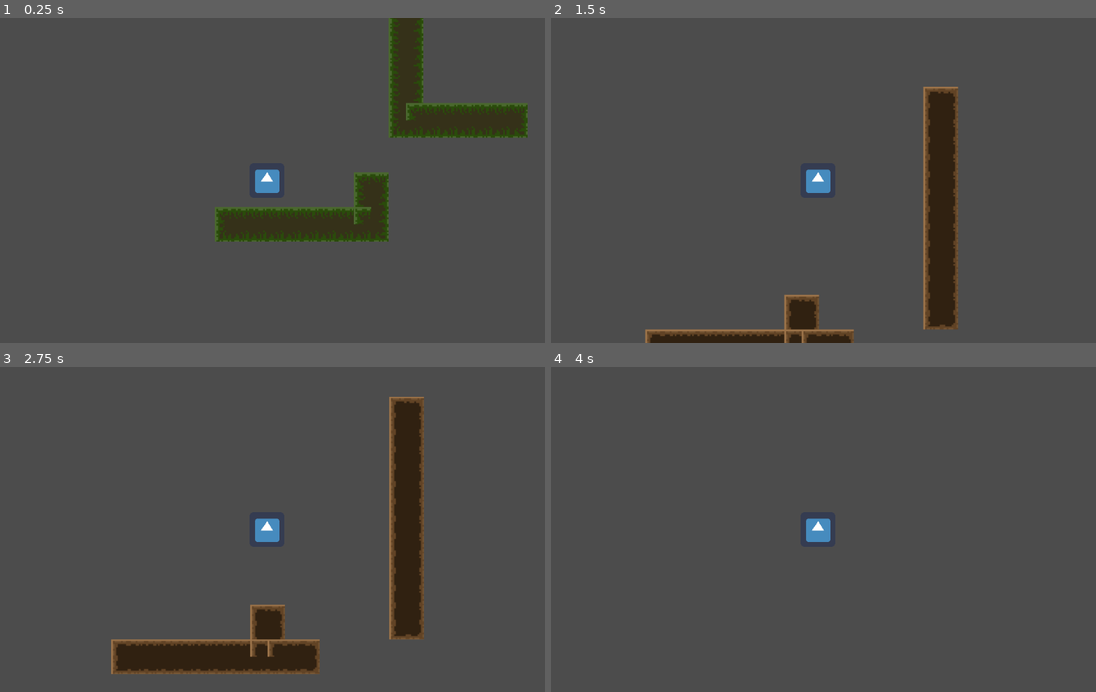
Above: before the commit, frames 1-4 (two rows, left to right).
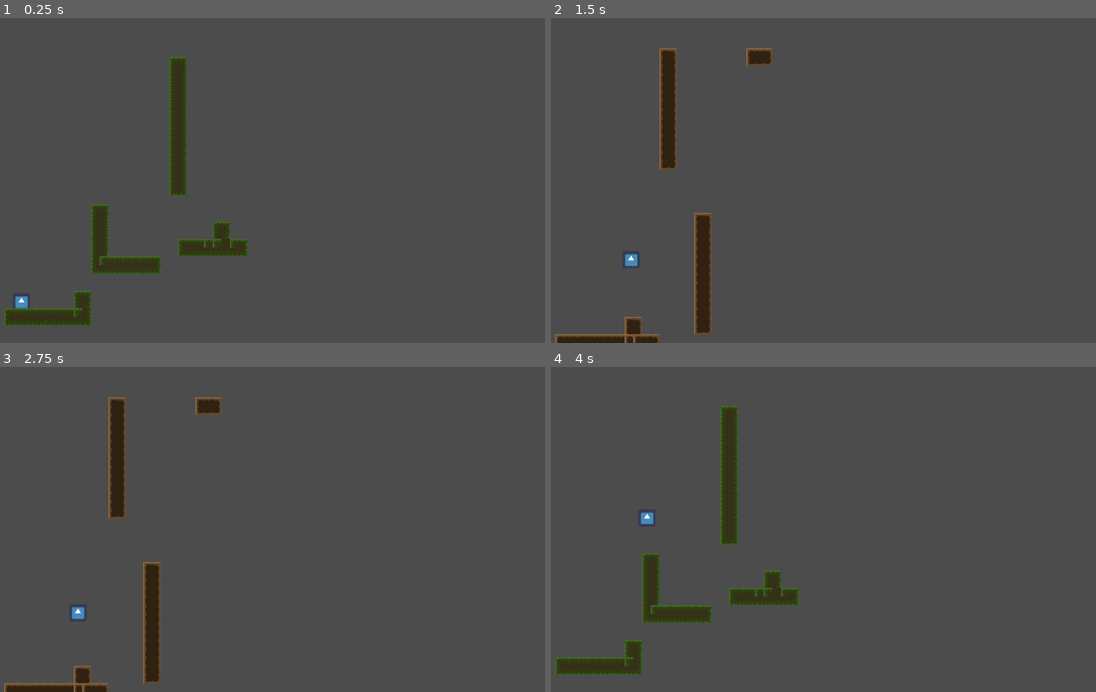
Above: after the commit, the same moments.

Repository: AeolusFS/Seal
Game: Godot game, scene res://Scene/World.tscn
The game is run twice, just before and just after one commit, with the same random seed, the same clock (stepped at 60 frames per second) and the same inputs. The engine's default icon, where the game draws it, is replaced by a stand-in: a white triangle on a blue panel in a dark square.
Inputs:
- Up to frame 1 (0.25 s): no input
- Up to frame 2 (1.5 s): hold Up (ui_up) 0.53-1.28 s; hold Right (ui_right) from 0.53 s (still down); tap Z (Key_Z) at 1.35 s
- Up to frame 3 (2.75 s): tap Up (ui_up) at 1.52, 1.55, 1.82 s; release Right (ui_right) at 2.03 s; hold Left (ui_left) from 2.03 s (still down); hold Up (ui_up) from 2.03 s (still down)
- Up to frame 4 (4 s): release Left (ui_left) at 2.78 s; release Up (ui_up) at 2.78 s; hold Right (ui_right) from 2.78 s (still down); tap Z (Key_Z) at 2.85 s; tap Up (ui_up) at 3.02, 3.05, 3.32 s; hold Up (ui_up) from 3.53 s (still down)

The runs differ from the first frame. In frame 1, 13% of the frame differs, in the area x 0-97%, y 0-95%; in frame 2, 11%; in frame 3, 13%; in frame 4, 4.8%.

Commit message:
sibanshunhua

Diff:
--- a/Seals/Scene/World.tscn
+++ b/Seals/Scene/World.tscn
@@ -6,14 +6,44 @@
 [ext_resource path="res://Environment/dirt.png" type="Texture" id=4]
 [ext_resource path="res://Scene/World.gd" type="Script" id=5]
 
-[sub_resource type="RectangleShape2D" id=31]
+[sub_resource type="RectangleShape2D" id=1]
 extents = Vector2( 24, 24 )
 
+[sub_resource type="ConvexPolygonShape2D" id=2]
+points = PoolVector2Array( 32, 32, 0, 32, 0, 32, 32, 32 )
+
+[sub_resource type="ConvexPolygonShape2D" id=3]
+points = PoolVector2Array( 0, 0, 32, 0, 32, 32, 0, 32 )
+
+[sub_resource type="ConvexPolygonShape2D" id=4]
+points = PoolVector2Array( 0, 0, 32, 0, 32, 32, 0, 32 )
+
+[sub_resource type="ConvexPolygonShape2D" id=5]
+points = PoolVector2Array( 0, 0, 32, 0, 32, 32, 0, 32 )
+
+[sub_resource type="ConvexPolygonShape2D" id=6]
+points = PoolVector2Array( 0, 0, 32, 0, 32, 32, 0, 32 )
+
+[sub_resource type="ConvexPolygonShape2D" id=7]
+points = PoolVector2Array( 0, 0, 32, 0, 32, 32, 0, 32 )
+
+[sub_resource type="ConvexPolygonShape2D" id=8]
+points = PoolVector2Array( 0, 0, 32, 0, 32, 32, 0, 32 )
+
+[sub_resource type="ConvexPolygonShape2D" id=9]
+points = PoolVector2Array( 0, 0, 32, 0, 32, 32, 0, 32 )
+
+[sub_resource type="ConvexPolygonShape2D" id=10]
+points = PoolVector2Array( 0, 0, 32, 0, 32, 32, 0, 32 )
+
+[sub_resource type="ConvexPolygonShape2D" id=11]
+points = PoolVector2Array( 0, 0, 32, 0, 32, 32, 0, 32 )
+
 [sub_resource type="ConvexPolygonShape2D" id=12]
-points = PoolVector2Array( 32, 32, 0, 32, 0, 32, 32, 32 )
+points = PoolVector2Array( 0, 0, 32, 0, 32, 32, 0, 32 )
 
 [sub_resource type="ConvexPolygonShape2D" id=13]
-points = PoolVector2Array( 0, 0, 32, 0, 32, 32, 0, 32 )
+points = PoolVector2Array( 32, 32, 0, 32, 0, 0, 32, 0 )
 
 [sub_resource type="ConvexPolygonShape2D" id=14]
 points = PoolVector2Array( 0, 0, 32, 0, 32, 32, 0, 32 )
@@ -36,37 +66,7 @@
 [sub_resource type="ConvexPolygonShape2D" id=20]
 points = PoolVector2Array( 0, 0, 32, 0, 32, 32, 0, 32 )
 
-[sub_resource type="ConvexPolygonShape2D" id=21]
-points = PoolVector2Array( 0, 0, 32, 0, 32, 32, 0, 32 )
-
-[sub_resource type="ConvexPolygonShape2D" id=22]
-points = PoolVector2Array( 0, 0, 32, 0, 32, 32, 0, 32 )
-
-[sub_resource type="ConvexPolygonShape2D" id=23]
-points = PoolVector2Array( 32, 32, 0, 32, 0, 0, 32, 0 )
-
-[sub_resource type="ConvexPolygonShape2D" id=24]
-points = PoolVector2Array( 0, 0, 32, 0, 32, 32, 0, 32 )
-
-[sub_resource type="ConvexPolygonShape2D" id=25]
-points = PoolVector2Array( 0, 0, 32, 0, 32, 32, 0, 32 )
-
-[sub_resource type="ConvexPolygonShape2D" id=26]
-points = PoolVector2Array( 0, 0, 32, 0, 32, 32, 0, 32 )
-
-[sub_resource type="ConvexPolygonShape2D" id=27]
-points = PoolVector2Array( 0, 0, 32, 0, 32, 32, 0, 32 )
-
-[sub_resource type="ConvexPolygonShape2D" id=28]
-points = PoolVector2Array( 0, 0, 32, 0, 32, 32, 0, 32 )
-
-[sub_resource type="ConvexPolygonShape2D" id=29]
-points = PoolVector2Array( 0, 0, 32, 0, 32, 32, 0, 32 )
-
-[sub_resource type="ConvexPolygonShape2D" id=30]
-points = PoolVector2Array( 0, 0, 32, 0, 32, 32, 0, 32 )
-
-[sub_resource type="TileSet" id=1]
+[sub_resource type="TileSet" id=21]
 9/name = "grass.png 9"
 9/texture = ExtResource( 3 )
 9/tex_offset = Vector2( 0, 0 )
@@ -88,147 +88,147 @@
 "autotile_coord": Vector2( 0, 0 ),
 "one_way": false,
 "one_way_margin": 1.0,
+"shape": SubResource( 2 ),
+"shape_transform": Transform2D( 1, 0, 0, 1, 0, 0 )
+}, {
+"autotile_coord": Vector2( 2, 2 ),
+"one_way": false,
+"one_way_margin": 1.0,
+"shape": SubResource( 3 ),
+"shape_transform": Transform2D( 1, 0, 0, 1, 0, 0 )
+}, {
+"autotile_coord": Vector2( 1, 2 ),
+"one_way": false,
+"one_way_margin": 1.0,
+"shape": SubResource( 4 ),
+"shape_transform": Transform2D( 1, 0, 0, 1, 0, 0 )
+}, {
+"autotile_coord": Vector2( 0, 2 ),
+"one_way": false,
+"one_way_margin": 1.0,
+"shape": SubResource( 5 ),
+"shape_transform": Transform2D( 1, 0, 0, 1, 0, 0 )
+}, {
+"autotile_coord": Vector2( 0, 1 ),
+"one_way": false,
+"one_way_margin": 1.0,
+"shape": SubResource( 6 ),
+"shape_transform": Transform2D( 1, 0, 0, 1, 0, 0 )
+}, {
+"autotile_coord": Vector2( 1, 1 ),
+"one_way": false,
+"one_way_margin": 1.0,
+"shape": SubResource( 7 ),
+"shape_transform": Transform2D( 1, 0, 0, 1, 0, 0 )
+}, {
+"autotile_coord": Vector2( 2, 1 ),
+"one_way": false,
+"one_way_margin": 1.0,
+"shape": SubResource( 8 ),
+"shape_transform": Transform2D( 1, 0, 0, 1, 0, 0 )
+}, {
+"autotile_coord": Vector2( 2, 0 ),
+"one_way": false,
+"one_way_margin": 1.0,
+"shape": SubResource( 9 ),
+"shape_transform": Transform2D( 1, 0, 0, 1, 0, 0 )
+}, {
+"autotile_coord": Vector2( 1, 0 ),
+"one_way": false,
+"one_way_margin": 1.0,
+"shape": SubResource( 10 ),
+"shape_transform": Transform2D( 1, 0, 0, 1, 0, 0 )
+}, {
+"autotile_coord": Vector2( 1, 0 ),
+"one_way": false,
+"one_way_margin": 1.0,
+"shape": SubResource( 11 ),
+"shape_transform": Transform2D( 1, 0, 0, 1, 0, 0 )
+}, {
+"autotile_coord": Vector2( 0, 0 ),
+"one_way": false,
+"one_way_margin": 1.0,
 "shape": SubResource( 12 ),
 "shape_transform": Transform2D( 1, 0, 0, 1, 0, 0 )
 }, {
+"autotile_coord": Vector2( 1, 1 ),
+"one_way": false,
+"one_way_margin": 1.0,
+"shape": SubResource( 13 ),
+"shape_transform": Transform2D( 1, 0, 0, 1, 0, 0 )
+}, {
+"autotile_coord": Vector2( 0, 0 ),
+"one_way": false,
+"one_way_margin": 1.0,
+"shape": SubResource( 14 ),
+"shape_transform": Transform2D( 1, 0, 0, 1, 0, 0 )
+}, {
+"autotile_coord": Vector2( 0, 1 ),
+"one_way": false,
+"one_way_margin": 1.0,
+"shape": SubResource( 15 ),
+"shape_transform": Transform2D( 1, 0, 0, 1, 0, 0 )
+}, {
+"autotile_coord": Vector2( 0, 2 ),
+"one_way": false,
+"one_way_margin": 1.0,
+"shape": SubResource( 16 ),
+"shape_transform": Transform2D( 1, 0, 0, 1, 0, 0 )
+}, {
+"autotile_coord": Vector2( 1, 2 ),
+"one_way": false,
+"one_way_margin": 1.0,
+"shape": SubResource( 17 ),
+"shape_transform": Transform2D( 1, 0, 0, 1, 0, 0 )
+}, {
 "autotile_coord": Vector2( 2, 2 ),
 "one_way": false,
 "one_way_margin": 1.0,
-"shape": SubResource( 13 ),
-"shape_transform": Transform2D( 1, 0, 0, 1, 0, 0 )
-}, {
-"autotile_coord": Vector2( 1, 2 ),
-"one_way": false,
-"one_way_margin": 1.0,
-"shape": SubResource( 14 ),
-"shape_transform": Transform2D( 1, 0, 0, 1, 0, 0 )
-}, {
-"autotile_coord": Vector2( 0, 2 ),
-"one_way": false,
-"one_way_margin": 1.0,
-"shape": SubResource( 15 ),
-"shape_transform": Transform2D( 1, 0, 0, 1, 0, 0 )
-}, {
-"autotile_coord": Vector2( 0, 1 ),
-"one_way": false,
-"one_way_margin": 1.0,
-"shape": SubResource( 16 ),
-"shape_transform": Transform2D( 1, 0, 0, 1, 0, 0 )
-}, {
-"autotile_coord": Vector2( 1, 1 ),
-"one_way": false,
-"one_way_margin": 1.0,
-"shape": SubResource( 17 ),
+"shape": SubResource( 18 ),
 "shape_transform": Transform2D( 1, 0, 0, 1, 0, 0 )
 }, {
 "autotile_coord": Vector2( 2, 1 ),
 "one_way": false,
 "one_way_margin": 1.0,
-"shape": SubResource( 18 ),
+"shape": SubResource( 19 ),
 "shape_transform": Transform2D( 1, 0, 0, 1, 0, 0 )
 }, {
 "autotile_coord": Vector2( 2, 0 ),
 "one_way": false,
 "one_way_margin": 1.0,
-"shape": SubResource( 19 ),
-"shape_transform": Transform2D( 1, 0, 0, 1, 0, 0 )
-}, {
-"autotile_coord": Vector2( 1, 0 ),
-"one_way": false,
-"one_way_margin": 1.0,
 "shape": SubResource( 20 ),
-"shape_transform": Transform2D( 1, 0, 0, 1, 0, 0 )
-}, {
-"autotile_coord": Vector2( 1, 0 ),
-"one_way": false,
-"one_way_margin": 1.0,
-"shape": SubResource( 21 ),
-"shape_transform": Transform2D( 1, 0, 0, 1, 0, 0 )
-}, {
-"autotile_coord": Vector2( 0, 0 ),
-"one_way": false,
-"one_way_margin": 1.0,
-"shape": SubResource( 22 ),
-"shape_transform": Transform2D( 1, 0, 0, 1, 0, 0 )
-}, {
-"autotile_coord": Vector2( 1, 1 ),
-"one_way": false,
-"one_way_margin": 1.0,
-"shape": SubResource( 23 ),
-"shape_transform": Transform2D( 1, 0, 0, 1, 0, 0 )
-}, {
-"autotile_coord": Vector2( 0, 0 ),
-"one_way": false,
-"one_way_margin": 1.0,
-"shape": SubResource( 24 ),
-"shape_transform": Transform2D( 1, 0, 0, 1, 0, 0 )
-}, {
-"autotile_coord": Vector2( 0, 1 ),
-"one_way": false,
-"one_way_margin": 1.0,
-"shape": SubResource( 25 ),
-"shape_transform": Transform2D( 1, 0, 0, 1, 0, 0 )
-}, {
-"autotile_coord": Vector2( 0, 2 ),
-"one_way": false,
-"one_way_margin": 1.0,
-"shape": SubResource( 26 ),
-"shape_transform": Transform2D( 1, 0, 0, 1, 0, 0 )
-}, {
-"autotile_coord": Vector2( 1, 2 ),
-"one_way": false,
-"one_way_margin": 1.0,
-"shape": SubResource( 27 ),
-"shape_transform": Transform2D( 1, 0, 0, 1, 0, 0 )
-}, {
-"autotile_coord": Vector2( 2, 2 ),
-"one_way": false,
-"one_way_margin": 1.0,
-"shape": SubResource( 28 ),
-"shape_transform": Transform2D( 1, 0, 0, 1, 0, 0 )
-}, {
-"autotile_coord": Vector2( 2, 1 ),
-"one_way": false,
-"one_way_margin": 1.0,
-"shape": SubResource( 29 ),
-"shape_transform": Transform2D( 1, 0, 0, 1, 0, 0 )
-}, {
-"autotile_coord": Vector2( 2, 0 ),
-"one_way": false,
-"one_way_margin": 1.0,
-"shape": SubResource( 30 ),
 "shape_transform": Transform2D( 1, 0, 0, 1, 0, 0 )
 } ]
 9/z_index = 0
 
-[sub_resource type="ConvexPolygonShape2D" id=32]
-points = PoolVector2Array( 0, 0, 32, 0, 32, 32, 0, 32 )
-
-[sub_resource type="ConvexPolygonShape2D" id=33]
-points = PoolVector2Array( 0, 0, 32, 0, 32, 32, 0, 32 )
-
-[sub_resource type="ConvexPolygonShape2D" id=34]
-points = PoolVector2Array( 0, 0, 32, 0, 32, 32, 0, 32 )
-
-[sub_resource type="ConvexPolygonShape2D" id=35]
-points = PoolVector2Array( 0, 0, 32, 0, 32, 32, 0, 32 )
-
-[sub_resource type="ConvexPolygonShape2D" id=36]
-points = PoolVector2Array( 0, 0, 32, 0, 32, 32, 0, 32 )
-
-[sub_resource type="ConvexPolygonShape2D" id=37]
-points = PoolVector2Array( 0, 0, 32, 0, 32, 32, 0, 32 )
-
-[sub_resource type="ConvexPolygonShape2D" id=38]
-points = PoolVector2Array( 0, 0, 32, 0, 32, 32, 0, 32 )
-
-[sub_resource type="ConvexPolygonShape2D" id=39]
-points = PoolVector2Array( 0, 0, 32, 0, 32, 32, 0, 32 )
-
-[sub_resource type="ConvexPolygonShape2D" id=40]
-points = PoolVector2Array( 0, 0, 32, 0, 32, 32, 0, 32 )
-
-[sub_resource type="TileSet" id=41]
+[sub_resource type="ConvexPolygonShape2D" id=22]
+points = PoolVector2Array( 0, 0, 32, 0, 32, 32, 0, 32 )
+
+[sub_resource type="ConvexPolygonShape2D" id=23]
+points = PoolVector2Array( 0, 0, 32, 0, 32, 32, 0, 32 )
+
+[sub_resource type="ConvexPolygonShape2D" id=24]
+points = PoolVector2Array( 0, 0, 32, 0, 32, 32, 0, 32 )
+
+[sub_resource type="ConvexPolygonShape2D" id=25]
+points = PoolVector2Array( 0, 0, 32, 0, 32, 32, 0, 32 )
+
+[sub_resource type="ConvexPolygonShape2D" id=26]
+points = PoolVector2Array( 0, 0, 32, 0, 32, 32, 0, 32 )
+
+[sub_resource type="ConvexPolygonShape2D" id=27]
+points = PoolVector2Array( 0, 0, 32, 0, 32, 32, 0, 32 )
+
+[sub_resource type="ConvexPolygonShape2D" id=28]
+points = PoolVector2Array( 0, 0, 32, 0, 32, 32, 0, 32 )
+
+[sub_resource type="ConvexPolygonShape2D" id=29]
+points = PoolVector2Array( 0, 0, 32, 0, 32, 32, 0, 32 )
+
+[sub_resource type="ConvexPolygonShape2D" id=30]
+points = PoolVector2Array( 0, 0, 32, 0, 32, 32, 0, 32 )
+
+[sub_resource type="TileSet" id=31]
 0/name = "dirt.png 0"
 0/texture = ExtResource( 4 )
 0/tex_offset = Vector2( 0, 0 )
@@ -306,8 +306,13 @@
 [node name="World" type="Node"]
 script = ExtResource( 5 )
 
+[node name="Camera2D" type="Camera2D" parent="."]
+position = Vector2( 1160, -216 )
+current = true
+zoom = Vector2( 2, 2 )
+
 [node name="Player" type="KinematicBody2D" parent="."]
-position = Vector2( 288, 160 )
+position = Vector2( 256, 200 )
 script = ExtResource( 2 )
 __meta__ = {
 "_edit_group_": true
@@ -317,19 +322,16 @@
 texture = ExtResource( 1 )
 
 [node name="CollisionShape2D" type="CollisionShape2D" parent="Player"]
-shape = SubResource( 31 )
-
-[node name="Camera2D" type="Camera2D" parent="Player"]
-current = true
+shape = SubResource( 1 )
 
 [node name="Outer" type="TileMap" parent="."]
-tile_set = SubResource( 1 )
+tile_set = SubResource( 21 )
 cell_size = Vector2( 32, 32 )
 format = 1
 tile_data = PoolIntArray( -1376231, 9, 0, -1376230, 9, 2, -1310695, 9, 65536, -1310694, 9, 65538, -1245159, 9, 65536, - …(1685 unchanged characters)…
 
 [node name="Inner" type="TileMap" parent="."]
-tile_set = SubResource( 41 )
+tile_set = SubResource( 31 )
 cell_size = Vector2( 32, 32 )
 format = 1
 tile_data = PoolIntArray( -1441774, 0, 0, -1441773, 0, 2, -1441764, 0, 0, -1441763, 0, 1, -1441762, 0, 2, -1376238, 0,  …(1510 unchanged characters)…
--- a/Seals/Script/Player.gd
+++ b/Seals/Script/Player.gd
@@ -2,48 +2,53 @@
 
 var motion = Vector2()
 var gravity = 20
+var acceleration = 50
+var MAX_speed = 200
+var MAX_gravity = 500
 var jump = Vector2(0, -1)
 var jump_height = -700
+var on_wall_speed = 100
 var on_wall_l = false
 var on_wall_r = false
 
 func _physics_process(delta):
-	motion.y += gravity
+	motion.y = min(motion.y + gravity, MAX_gravity)
 
 	if Input.is_action_pressed("ui_left"):
-		if motion.x > -200:
-			motion.x -= 200
+		motion.x = max(motion.x - acceleration, -MAX_speed)
 	elif Input.is_action_pressed("ui_right"):
-		if motion.x < 200:
-			motion.x += 200
+		motion.x = min(motion.x + acceleration, MAX_speed)
 	else:
-		motion.x = 0
+		motion.x = lerp(motion.x, 0, 0.2)
 
 	if is_on_wall():
-		if Input.is_action_pressed("ui_up"):
+		if Input.is_action_just_pressed("ui_up"):
 			if Input.is_action_pressed("ui_left"):
 				on_wall_r = true
 				motion.y = jump_height
 			if Input.is_action_pressed("ui_right"):
 				on_wall_l = true
 				motion.y = jump_height
+		elif Input.is_action_pressed("ui_right") or Input.is_action_pressed("ui_left"):
+			motion.y = min(motion.y, on_wall_speed)
 
-
+	if is_on_ceiling():
+		motion.y = gravity
 
 	if is_on_floor():
-		if Input.is_action_pressed("ui_up"):
+		if Input.is_action_just_pressed("ui_up"):
 			motion.y = jump_height
 
 	move_and_slide(motion*delta*70, jump)
 
 	if on_wall_l:
-		if motion.x > -700:
-			motion.x -= 700
-		if motion.x <- 700:
+		if motion.x > -400:
+			motion.x -= 400
+		if motion.x < -400:
 			on_wall_l = false
 
 	if on_wall_r:
-		if motion.x < 700:
-			motion.x += 700
-		if motion.x > 700:
+		if motion.x < 400:
+			motion.x += 400
+		if motion.x > 400:
 			on_wall_r = false
Not shown, added: Seals/.mono/metadata/ide_server_meta.txt
Not shown: 1 places in Seals/Scene/World.tscn that only renumber resources
